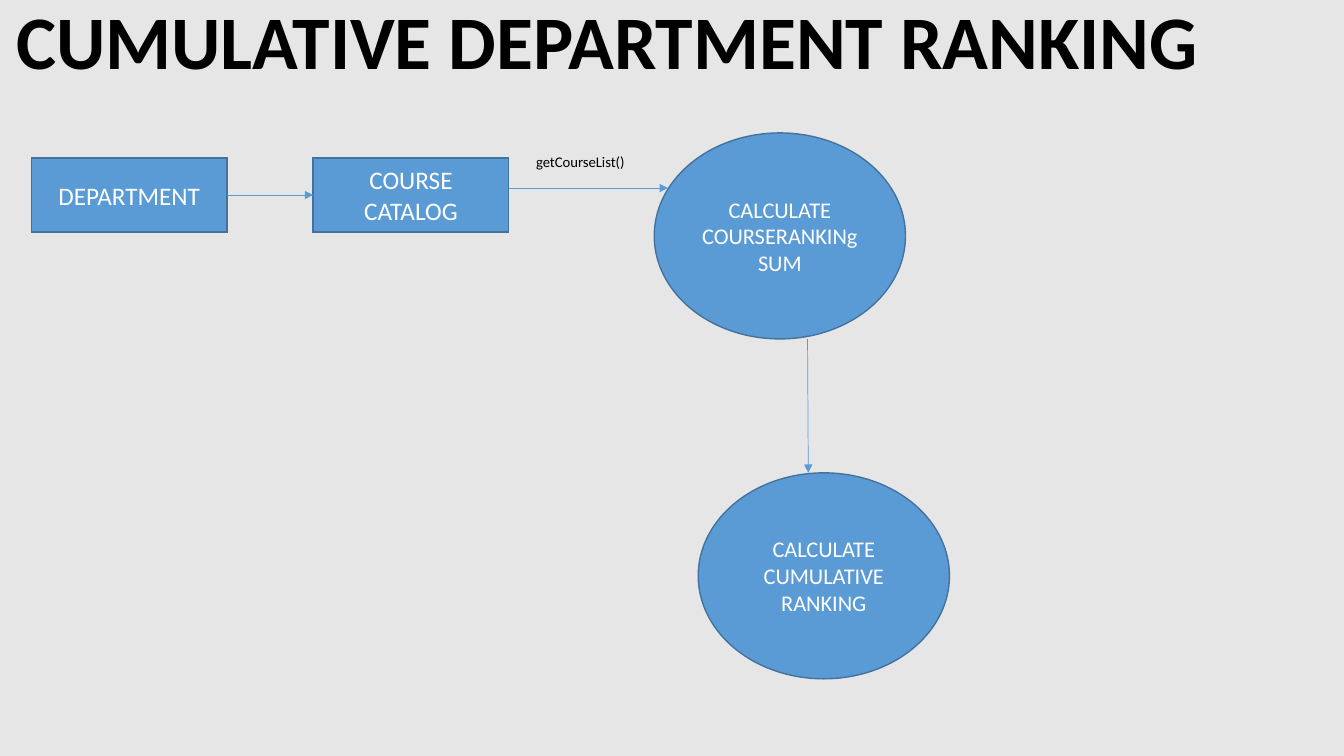
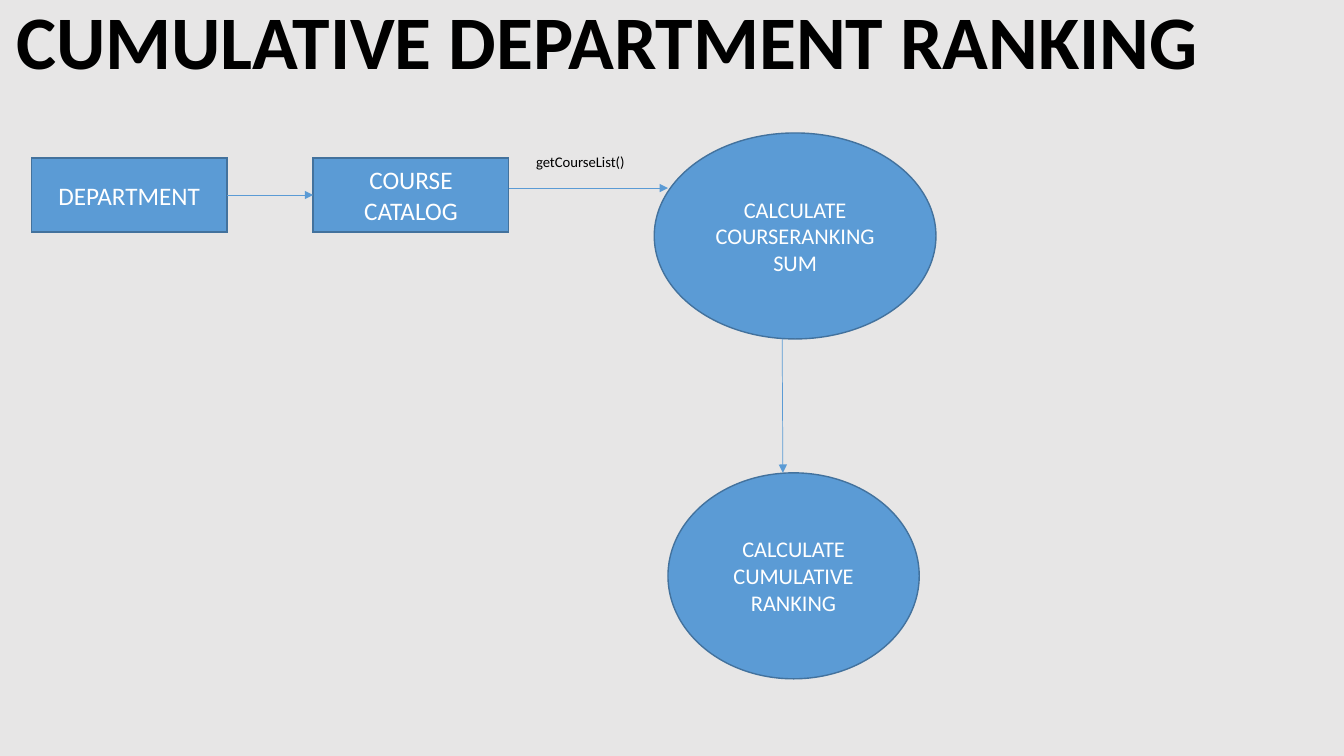
Before and after one commit to survea/INFO5100-GroupWork, a slide deck: slide 20 of GroupPPt_UM.pptx (slide 16 before the commit). Drawn at 1344x756 pixels with LibreOffice and Linux fonts; fonts in the diff are those of the drawing. Boxes give left, top, right and bottom in pixels: in the first picture for what was removed or moved away, otherwise in the second. Text is boxed around its words. In the diff, an @@ line names an element or a change of style, - is before the commit and + after.

```diff
--- a/GroupPPt_UM.pptx
+++ b/GroupPPt_UM.pptx
@@ ellipse "CALCULATE COURSERANKING SUM": place and size @@
-ellipse "CALCULATE COURSERANKING SUM" at box(654, 133, 905, 339)
+ellipse "CALCULATE COURSERANKING SUM" at box(654, 133, 936, 339)
@@ text in ellipse at box(716, 203, 875, 271): text changed @@
-CALCULATE COURSERANKINg SUM
+CALCULATE COURSERANKING SUM
@@ arrow moved from (808, 339) - (809, 473) to (782, 339) - (783, 473) @@
@@ ellipse "CALCULATE CUMULATIVE RANKING": place and size @@
-ellipse "CALCULATE CUMULATIVE RANKING" at box(699, 473, 950, 679)
+ellipse "CALCULATE CUMULATIVE RANKING" at box(668, 473, 920, 679)
```
Also in this commit, not shown: 5 other slides changed, 4 slides added, 1 other file.
